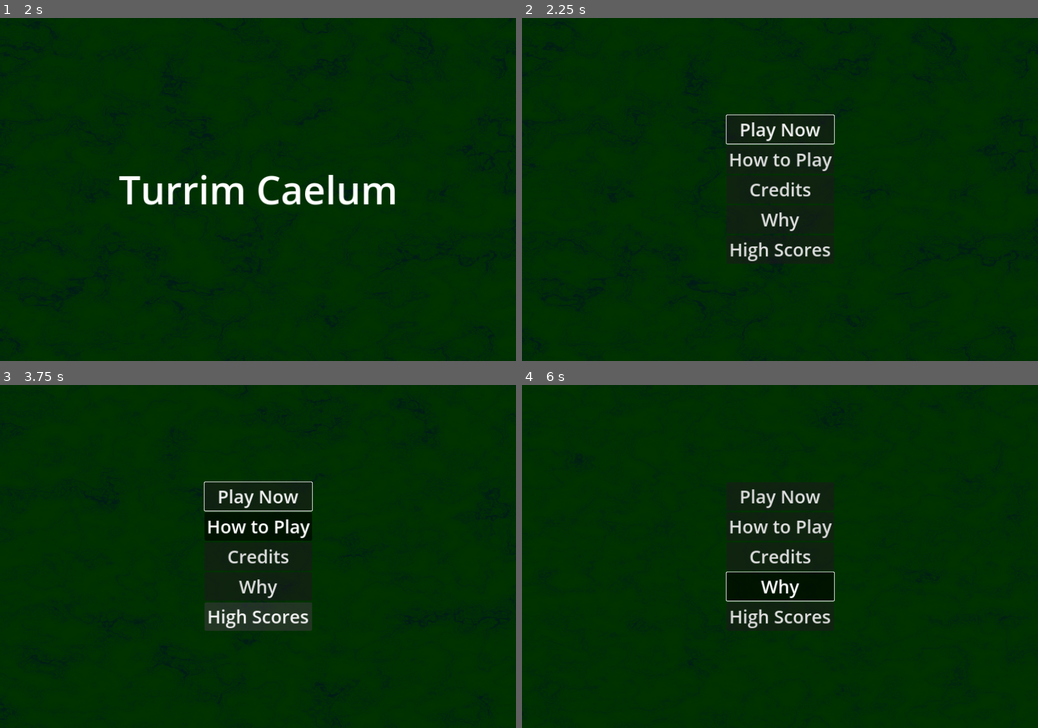
Above: before the commit, frames 1-4 (two rows, left to right).
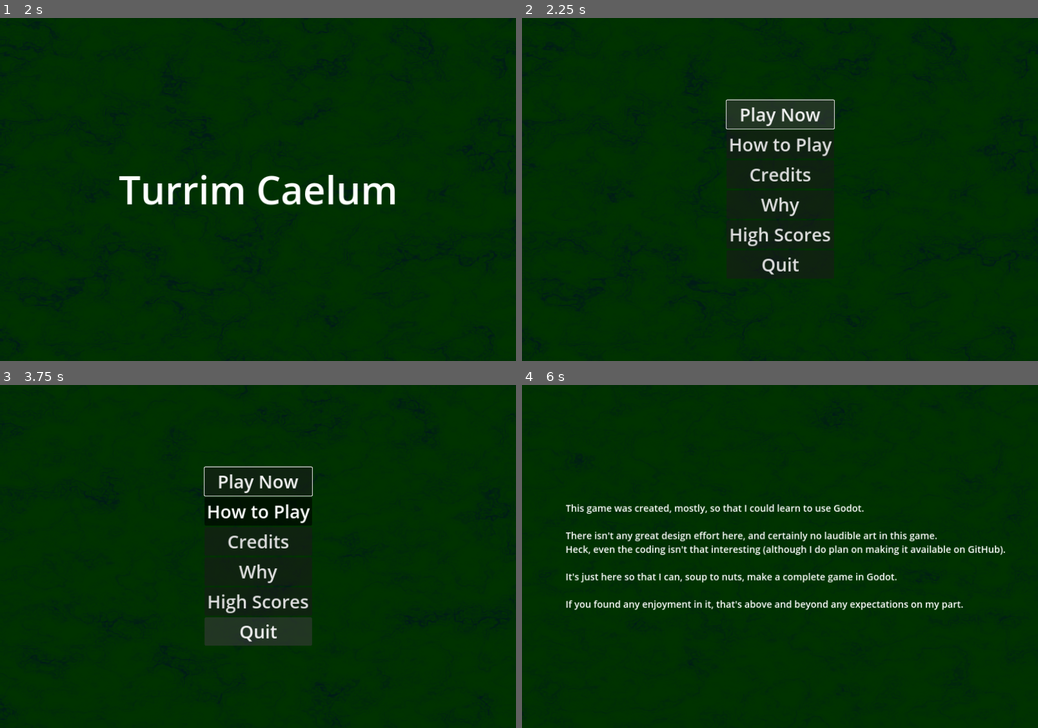
Above: after the commit, the same moments.

Repository: Habidakus/turrim-caelum
Game: Godot game, scene res://Scenes/main.tscn
Two runs of this game, one before a commit and one after it. Both use one fixed random seed, a clock stepped at 60 frames per second and the inputs below. The engine's default icon, where the game draws it, is replaced by a stand-in: a white triangle on a blue panel in a dark square.
Inputs (mouse positions are in pixels of both pictures, inside the frame that each line leads up to):
- Up to frame 1 (2 s): tap Enter (pause) at 0.5 s; move the mouse to (371, 172) at 0.52 s; hold D (move_right) 0.53-1.28 s; click (371, 172) at 0.67 s; tap Space at 1.25 s; move the mouse to (154, 206) at 1.27 s; hold S (move_down) from 1.28 s (still down)
- Up to frame 2 (2.25 s): tap Enter (pause) at 2 s; move the mouse to (831, 114) at 2.02 s; release S (move_down) at 2.03 s; hold D (move_right) from 2.03 s (still down)
- Up to frame 3 (3.75 s): release D (move_right) at 2.75 s; click "How to Play" at 2.75 s; tap Space at 3.5 s; move the mouse to (232, 625) at 3.52 s; hold W (move_up) from 3.53 s (still down); click (232, 625) at 3.67 s
- Up to frame 4 (6 s): release W (move_up) at 4.25 s; click "Credits" at 4.25 s; tap Enter (pause) at 5, 5.65 s; move the mouse to (934, 607) at 5.02 s; hold A (move_left) 5.03-5.75 s; click "Why" at 5.75 s

Frame 1 is identical in both runs. In frame 2, 4.0% of the frame differs, in the area x 39-61%, y 23-75%; in frame 3, 4.2%; in frame 4, 7.2%, in the area x 8-94%, y 30-71%.

Commit message:
Quit button, why page added

Diff:
--- a/Scenes/hud.tscn
+++ b/Scenes/hud.tscn
@@ -261,6 +261,16 @@
 button_group = ExtResource("3_xur4o")
 text = "High Scores"
 
+[node name="Menu_Quit" type="Button" parent="Menu"]
+layout_mode = 2
+size_flags_vertical = 4
+focus_next = NodePath("../Menu_PlayGame")
+focus_previous = NodePath("../Menu_HowToPlay")
+theme_override_font_sizes/font_size = 42
+toggle_mode = true
+button_group = ExtResource("3_xur4o")
+text = "Quit"
+
 [node name="HowToPlay" type="VBoxContainer" parent="."]
 visible = false
 anchors_preset = 15
@@ -365,6 +375,45 @@
 columns = 2
 
 [node name="Bottom_Space" type="RichTextLabel" parent="HighScoreList"]
+layout_mode = 2
+size_flags_vertical = 3
+theme_override_font_sizes/normal_font_size = 26
+theme_override_font_sizes/bold_font_size = 22
+bbcode_enabled = true
+fit_content = true
+
+[node name="ShowPage_Why" type="VBoxContainer" parent="."]
+anchors_preset = 15
+anchor_right = 1.0
+anchor_bottom = 1.0
+offset_left = 100.0
+grow_horizontal = 2
+grow_vertical = 2
+
+[node name="Top_Space" type="RichTextLabel" parent="ShowPage_Why"]
+layout_mode = 2
+size_flags_vertical = 3
+theme_override_font_sizes/normal_font_size = 26
+theme_override_font_sizes/bold_font_size = 22
+bbcode_enabled = true
+fit_content = true
+
+[node name="Text" type="RichTextLabel" parent="ShowPage_Why"]
+layout_mode = 2
+theme_override_font_sizes/normal_font_size = 22
+theme_override_font_sizes/bold_font_size = 22
+bbcode_enabled = true
+text = "This game was created, mostly, so that I could learn to use Godot.
+
+There isn't any great design effort here, and certainly no laudible art in this game.
+Heck, even the coding isn't that interesting (although I do plan on making it available on GitHub).
+
+It's just here so that I can, soup to nuts, make a complete game in Godot.
+
+If you found any enjoyment in it, that's above and beyond any expectations on my part."
+fit_content = true
+
+[node name="Bottom_Space" type="RichTextLabel" parent="ShowPage_Why"]
 layout_mode = 2
 size_flags_vertical = 3
 theme_override_font_sizes/normal_font_size = 26
@@ -386,3 +435,4 @@
 [connection signal="pressed" from="Menu/Menu_Credits" to="." method="_on_menu_credits_pressed"]
 [connection signal="pressed" from="Menu/Menu_Why" to="." method="_on_menu_why_pressed"]
 [connection signal="pressed" from="Menu/Menu_HighScore" to="." method="_on_menu_highscore_pressed"]
+[connection signal="pressed" from="Menu/Menu_Quit" to="." method="_on_menu_quit_pressed"]
--- a/Scenes/main.tscn
+++ b/Scenes/main.tscn
@@ -16,7 +16,8 @@
 [ext_resource type="Script" path="res://Scripts/GameState_Playing_GameOver.gd" id="14_sx1bj"]
 [ext_resource type="Script" path="res://Scripts/GameState_ShowPage_HowToPlay.gd" id="15_j06ph"]
 [ext_resource type="Script" path="res://Scripts/GameState_ShowPage_Credits.gd" id="16_yl58h"]
-[ext_resource type="Script" path="res://Scenes/GameState_ShowPage_HighScore.gd" id="17_54e7x"]
+[ext_resource type="Script" path="res://Scripts/GameState_ShowPage_HighScore.gd" id="17_54e7x"]
+[ext_resource type="Script" path="res://Scripts/GameState_ShowPage_Why.gd" id="18_38mt6"]
 
 [sub_resource type="FastNoiseLite" id="FastNoiseLite_vua4k"]
 
@@ -90,4 +91,7 @@
 [node name="ShowPage_HighScore" type="Node" parent="GameStateMachine"]
 script = ExtResource("17_54e7x")
 
+[node name="ShowPage_Why" type="Node" parent="GameStateMachine"]
+script = ExtResource("18_38mt6")
+
 [connection signal="increase_score" from="." to="." method="_on_increase_score"]
--- /dev/null
+++ b/Scripts/GameState_ShowPage_Why.gd
@@ -0,0 +1,12 @@
+extends GameState
+
+func enter_state():
+	get_tree().paused = true
+	%HUD.show_page_why()
+
+func exit_state():
+	%HUD.hide_page_why()
+
+func update(_delta):
+	if Input.is_anything_pressed():
+		%GameStateMachine.switch_state("MainMenu")
--- a/Scripts/hud.gd
+++ b/Scripts/hud.gd
@@ -45,6 +45,7 @@
 	$MoneyValue.hide()
 	$MoneyLabel.hide()
 	$HighScoreList.hide()
+	$ShowPage_Why.hide()
 
 func select_card(dir: int):
 	if dir == 0: # card was clicked on
@@ -158,25 +159,6 @@
 		pass
 	else:
 		$Menu/Menu_PlayGame.grab_focus()
-
-func _on_menu_play_game_pressed():
-	%GameStateMachine.switch_state("Playing_Action")
-	# Note that we don't currently put this call to the start_game() function in
-	# the Playing_Action enter() function because that's also called when
-	# switching back form picking cards. #TODO: can be better
-	%HUD.get_parent().start_game()
-
-func _on_menu_how_to_play_pressed():
-	%GameStateMachine.switch_state("ShowPage_HowToPlay")
-
-func _on_menu_credits_pressed():
-	%GameStateMachine.switch_state("ShowPage_Credits")
-
-func _on_menu_why_pressed():
-	pass # Replace with function body.
-
-func _on_menu_highscore_pressed():
-	%GameStateMachine.switch_state("ShowPage_HighScore")
 
 func populate_high_score(highScores : Array):
 	var children = $HighScoreList/ListContainer.get_children()
@@ -204,6 +186,28 @@
 		nameChild.scroll_active = false
 		$HighScoreList/ListContainer.add_child(nameChild)
 
+func _on_menu_play_game_pressed():
+	%GameStateMachine.switch_state("Playing_Action")
+	# Note that we don't currently put this call to the start_game() function in
+	# the Playing_Action enter() function because that's also called when
+	# switching back form picking cards. #TODO: can be better
+	%HUD.get_parent().start_game()
+
+func _on_menu_how_to_play_pressed():
+	%GameStateMachine.switch_state("ShowPage_HowToPlay")
+
+func _on_menu_credits_pressed():
+	%GameStateMachine.switch_state("ShowPage_Credits")
+
+func _on_menu_why_pressed():
+	%GameStateMachine.switch_state("ShowPage_Why")
+
+func _on_menu_highscore_pressed():
+	%GameStateMachine.switch_state("ShowPage_HighScore")
+
+func _on_menu_quit_pressed():
+	get_tree().quit()
+
 # ----------------- STATE FUNCTIONS -----------------
 
 func show_title():
@@ -265,3 +269,9 @@
 
 func hide_high_score():
 	$HighScoreList.hide()
+
+func show_page_why():
+	$ShowPage_Why.show()
+
+func hide_page_why():
+	$ShowPage_Why.hide()
--- a/Scripts/main.gd
+++ b/Scripts/main.gd
@@ -15,11 +15,9 @@
 #
 # Godot Tech to learn:
 # - settings screen
-# - local persistence
 #
 # Features to add:
 # - game outro (score, unlocks, etc...)
-# - high-score board
 # - barriers on the castle (unlocked via upgrades?)
 # - meta progression
 #   - permanently apply some upgrades
@@ -28,7 +26,6 @@
 #     - rocks that will block both enemy paths & blow up the player
 #     - walls (like rocks, but much longer)
 #     - hostile zones that would blow up the player but allow mobs to pass through
-# - Quit game button
 # - display stats while in advancement selection screen (and on end screen)
 # - more advancements:
 #   - multi shot
Not shown: 1 places in Scenes/main.tscn that only renumber resources
Renamed: Scenes/GameState_ShowPage_HighScore.gd -> Scripts/GameState_ShowPage_HighScore.gd
